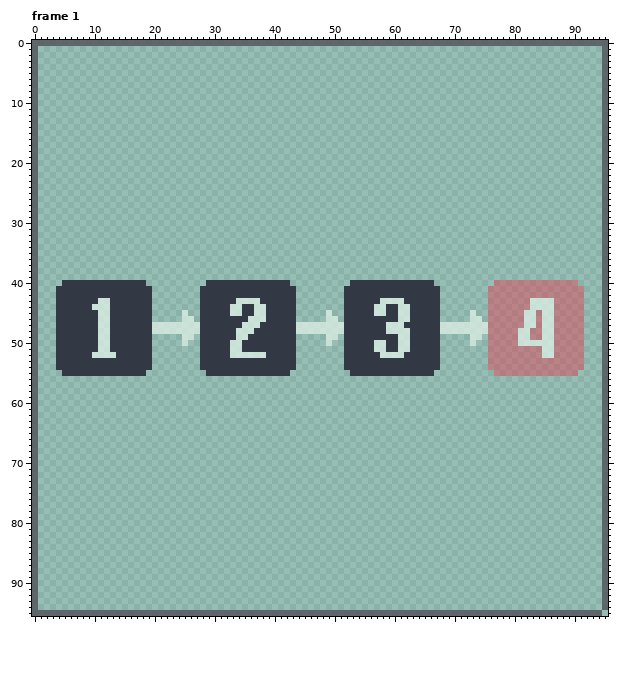
Pixel-art file: assets/images/megatoy_dark/algorithm.ase. That is the earlier state.
96x96 pixels, 8 frames. Shown: frame 1. The commit also changed other frames, which this record leaves out.
After the commit:
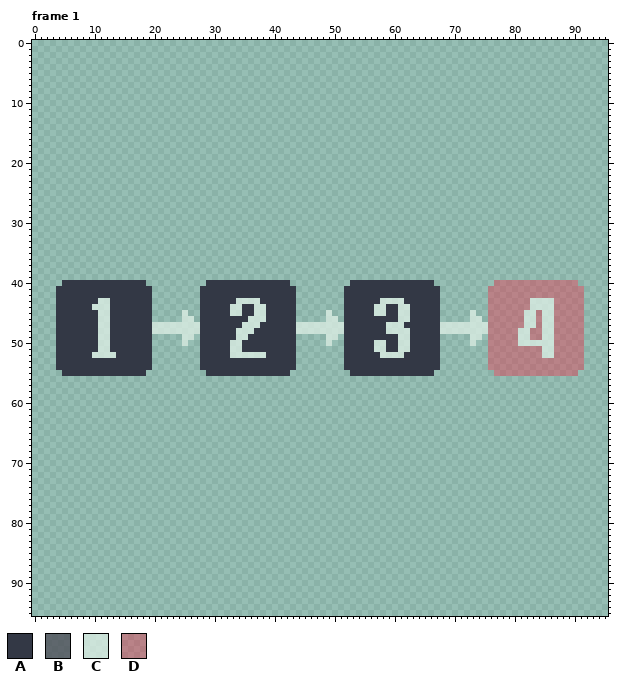
Palette (. is transparent): A #333845  B #4f4f59c7  C #dbede3c7  D #eb2e4a69
Message: Draw the algorithm and SSG-EG pictures' frames in a theme color
Edits made:
layer "Layer 3" removed
Frame 1:
y 0: x 0..95 BBBBBBBBBBBBBBBBBBBBBBBBBBBBBBBBBBBBBBBBBBBBBBBBBBBBBBBBBBBBBBBBBBBBBBBBBBBBBBBBBBBBBBBBBBBBBBBB -> ................................................................................................
y 1..94: x 0 B -> .; x 95 B -> .
y 95: x 0..94 BBBBBBBBBBBBBBBBBBBBBBBBBBBBBBBBBBBBBBBBBBBBBBBBBBBBBBBBBBBBBBBBBBBBBBBBBBBBBBBBBBBBBBBBBBBBBBB -> ...............................................................................................
Changed places in both pictures, as pixel boxes (x1, y1, x2, y2):
erased: (32, 40, 608, 616)
